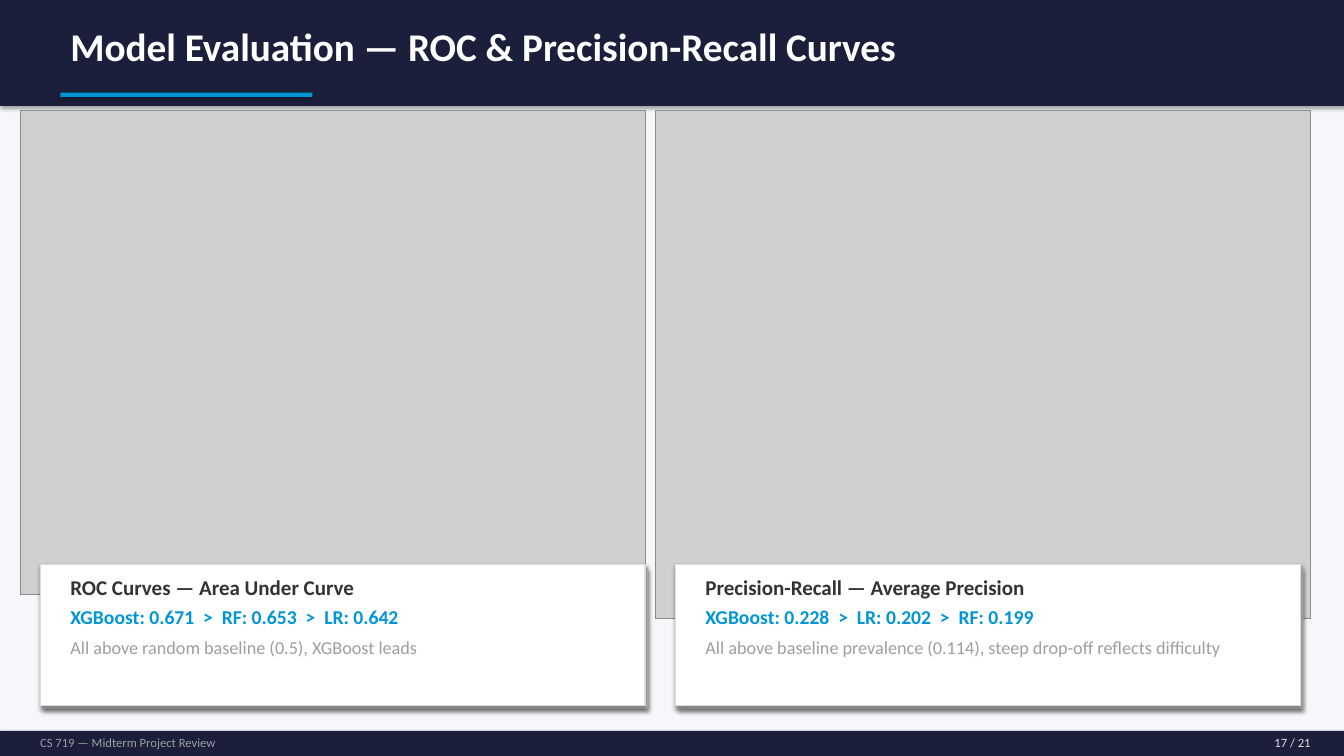
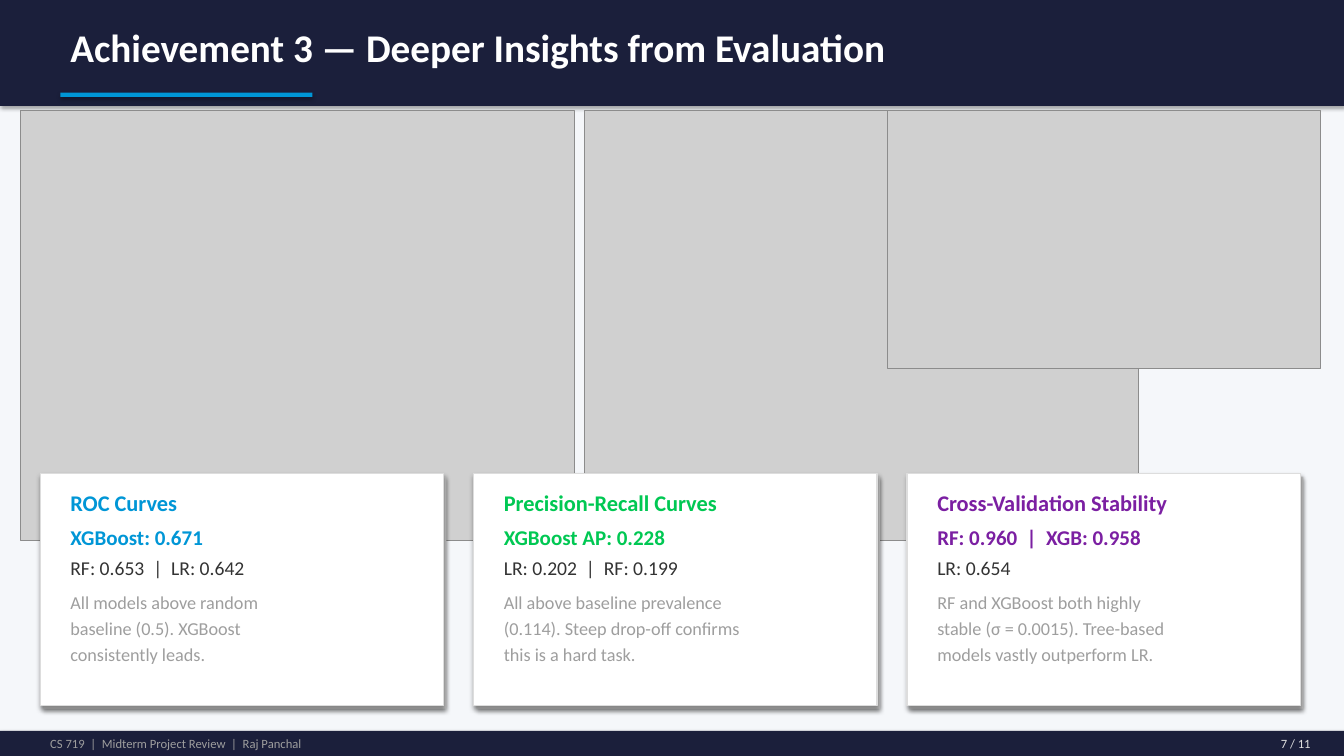
Before and after one commit to rajpanchal0101/CS-719, a slide deck: slide 7 of CS719_Midterm_Project_Review.pptx (slide 17 before the commit). Drawn at 1344x756 pixels with LibreOffice and Linux fonts; fonts in the diff are those of the drawing; grey boxes stand for pictures. Boxes give left, top, right and bottom in pixels: in the first picture for what was removed or moved away, otherwise in the second. Text is boxed around its words. In the diff, an @@ line names an element or a change of style, - is before the commit and + after.

```diff
--- a/CS719_Midterm_Project_Review.pptx
+++ b/CS719_Midterm_Project_Review.pptx
@@ text at bbox=[70, 34, 885, 69]: text changed @@
-Model Evaluation — ROC & Precision-Recall Curves
+Achievement 3 — Deeper Insights from Evaluation
@@ picture: place and size @@
-picture at bbox=[20, 111, 645, 595]
+picture at bbox=[20, 111, 575, 540]
@@ picture: place and size @@
-picture at bbox=[655, 111, 1311, 619]
+picture at bbox=[585, 111, 1139, 540]
@@ picture added at bbox=[887, 111, 1321, 368] @@
@@ rectangle added at bbox=[40, 474, 444, 706], fill #FFFFFF, outline #DDDDDD 1 pt @@
@@ rectangle: place and size @@
-rectangle at bbox=[40, 565, 645, 706]
+rectangle at bbox=[43, 477, 447, 709]
@@ rectangle at bbox=[43, 477, 447, 709]: fill #FFFFFF to #CCCCCC; outline #DDDDDD 1 pt to none @@
@@ rectangle added at bbox=[474, 474, 877, 706], fill #FFFFFF, outline #DDDDDD 1 pt @@
@@ rectangle at bbox=[477, 477, 880, 709]: fill #FFFFFF to #CCCCCC; outline #DDDDDD 1 pt to none @@
@@ rectangle: place and size @@
-rectangle at bbox=[676, 565, 1301, 706]
+rectangle at bbox=[477, 477, 880, 709]
@@ rectangle added at bbox=[907, 474, 1301, 706], fill #FFFFFF, outline #DDDDDD 1 pt @@
@@ rectangle: place and size @@
-rectangle at bbox=[679, 568, 1304, 709]
+rectangle at bbox=[910, 477, 1304, 709]
@@ text at bbox=[70, 496, 177, 511]: text changed; size 15 to 16 pt; text colour #333333 to #0096D6 @@
-ROC Curves — Area Under Curve
+ROC Curves
@@ text added at bbox=[504, 495, 716, 511], 16 pt, text #00C853, bold @@
+Precision-Recall Curves
@@ text added at bbox=[937, 495, 1167, 515], 16 pt, text #7B1FA2, bold @@
+Cross-Validation Stability
@@ text at bbox=[70, 530, 258, 664]: text changed @@
-XGBoost: 0.671 > RF: 0.653 > LR: 0.642
-All above random baseline (0.5), XGBoost leads
+XGBoost: 0.671
+RF: 0.653 | LR: 0.642
+All models above random
+baseline (0.5). XGBoost
+consistently leads.
@@ text at bbox=[504, 530, 739, 661]: text changed @@
-XGBoost: 0.228 > LR: 0.202 > RF: 0.199
-All above baseline prevalence (0.114), steep drop-off reflects difficulty
+XGBoost AP: 0.228
+LR: 0.202 | RF: 0.199
+All above baseline prevalence
+(0.114). Steep drop-off confirms
+this is a hard task.
@@ text added at bbox=[937, 530, 1164, 664], 13 pt, text #9E9E9E @@
+RF: 0.960 | XGB: 0.958
+LR: 0.654
+RF and XGBoost both highly
+stable (σ = 0.0015). Tree-based
+models vastly outperform LR.
@@ rectangle removed at bbox=[43, 568, 648, 709] @@
@@ text removed at bbox=[705, 580, 1024, 599] @@
-Precision-Recall — Average Precision
@@ text at bbox=[50, 739, 301, 750]: text changed @@
-CS 719 — Midterm Project Review
+CS 719 | Midterm Project Review | Raj Panchal
@@ text at bbox=[1281, 740, 1311, 748]: text changed @@
-17 / 21
+7 / 11
```
Also in this commit, not shown: 4 other slides changed, 6 slides added, 16 slides removed, 1 other file.
